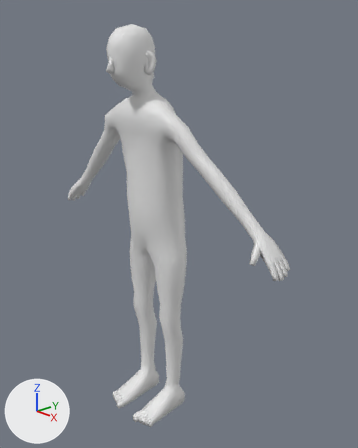
An edit to the Blender file assets/models/human_elder_male/human_elder_male.blend, drawn before and after from the same camera.
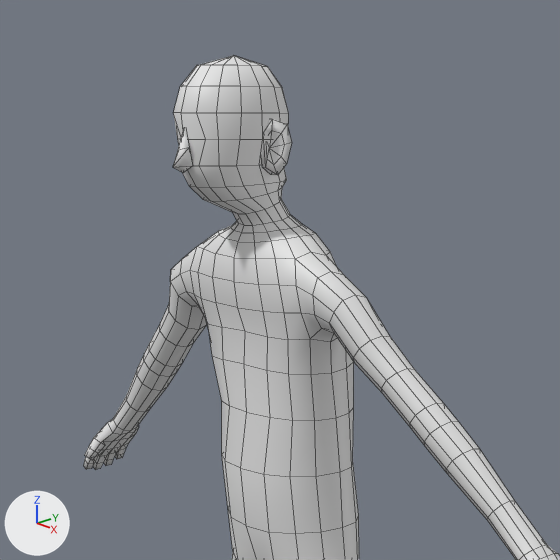
There are two pictures of each version: one whole from a 50 mm camera at (1.517, -1.284, 1.558) aimed at (0.082, 0.048, 0.877), one close up on the part from 9% to 76% of the width and 0% to 53% of the height. The axes (+X, +Y, +Z) are drawn at lower left. The lights are the same throughout. The older version's two pictures come first. The close-ups show mesh edges as thin lines.

Names of what the first close-up shows: 'Body'.
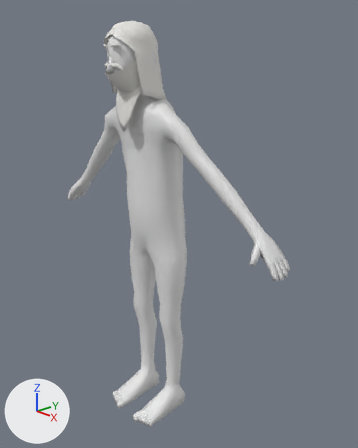
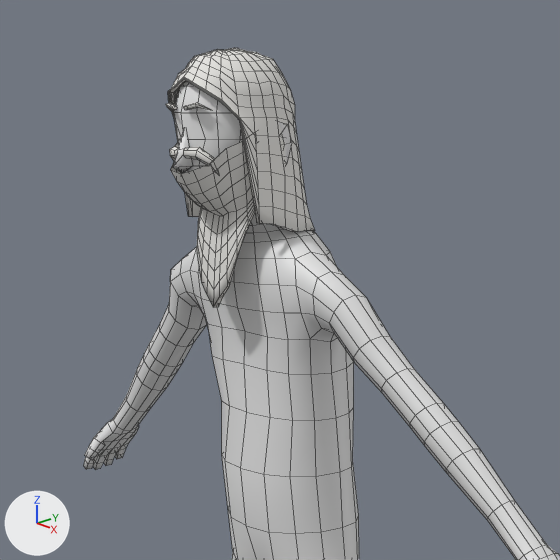
Patch to the scene script:
```diff
--- a/assets/models/human_elder_male/human_elder_male.blend.py
+++ b/assets/models/human_elder_male/human_elder_male.blend.py
@@ mat_hairwhite @@
+mat_hairwhite = principled_material('HairWhite')
+mat_hairwhite.base_color = (0.8, 0.79, 0.76)  # white #e7e6e2
+mat_hairwhite.roughness = 0.6
@@ me_hair_long_white_beard @@
+me_hair_long_white_beard.from_pydata(...)  # 859 vertices, 826 faces; spans x -0.099..0.097, y -0.215..0.03, z 1.273..1.661
+me_hair_long_white_beard.polygons.foreach_set('use_smooth', [True] * 826)
+me_hair_long_white_beard.materials.append(mat_hairwhite)  # white #e7e6e2
@@ ob_hair_long_white_beard @@
+ob_hair_long_white_beard = bpy.data.objects.new('Hair_long_white_beard', me_hair_long_white_beard)
+ob_hair_long_white_beard.location = (0.0, 0.0, 0.0)
```

Where the change shows, as pixel boxes [x1, y1, x2, y2] in the close-ups (560 x 560 px):
'Hair_long_white_beard', added: after [166, 48, 315, 307]
